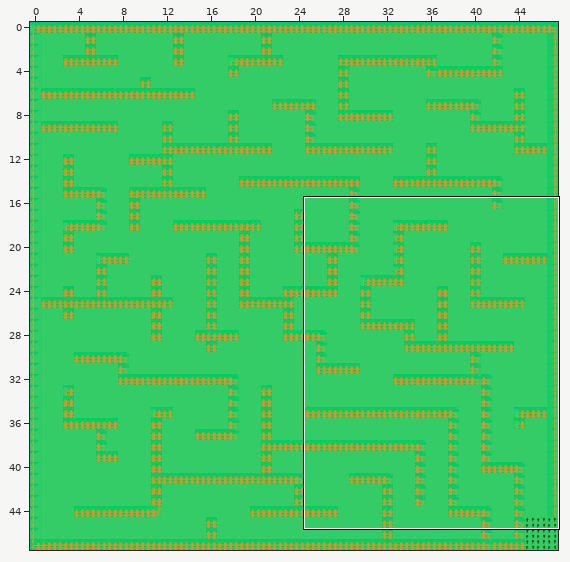
Two states of a Tiled map, Resources/map/maze02.tmx. The picture above shows the old version from afar; the outline marks the close-up.
Close-up. Earlier state:
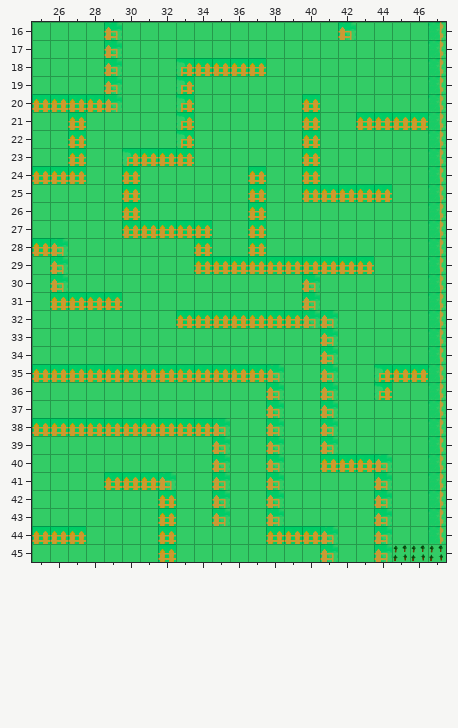
Cells are 32x32 px. Shown: x 25..47, y 16..45. The commit also changed other parts of the map, which this record leaves out. Not drawn, because the pictures are missing: unchanged layer "collidable".
New version:
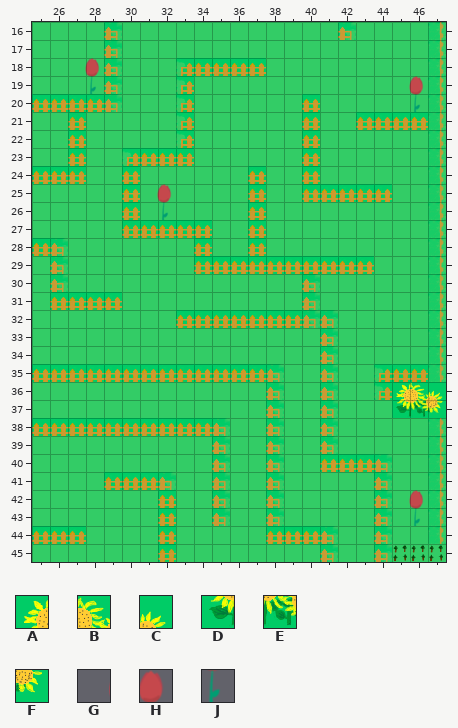
Key: from "ground": A 20, B 21, C 22, D 30, E 31, F 32, G 40, H 41, J 51.
_ is an empty cell.
Tiles of an added or newly shown layer are drawn over the layers below it.
Changes in this commit:
Changed rows in their new state; . is an unchanged cell.
Layer "flower" (added):
first column x 27:
18 GH..................
19 .J................GH
20 ...................J
first column x 31:
25 GH
26 .J
first column x 45:
36 ABC
37 DEF
first column x 45:
42 GH
43 .J
